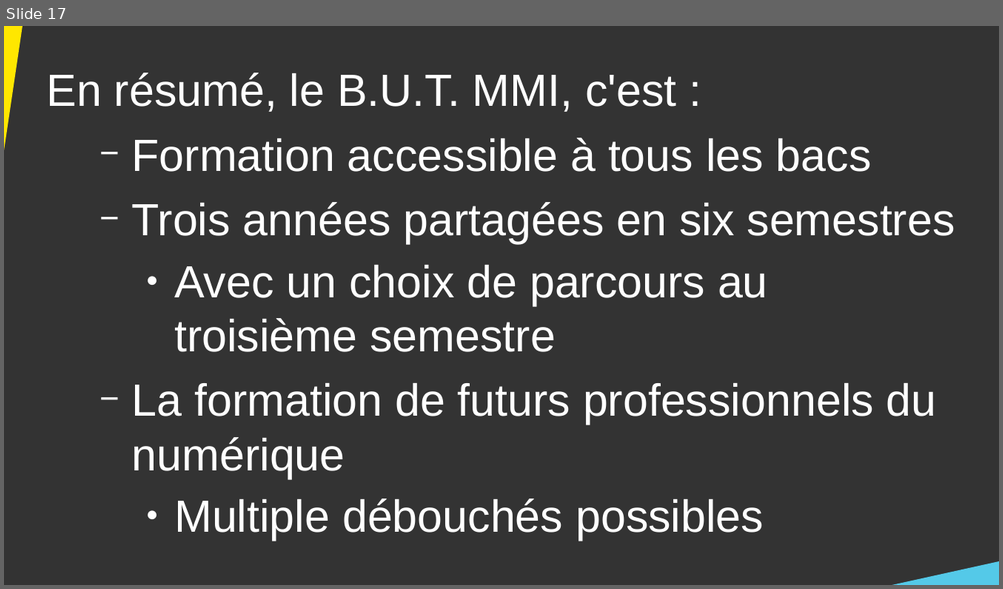
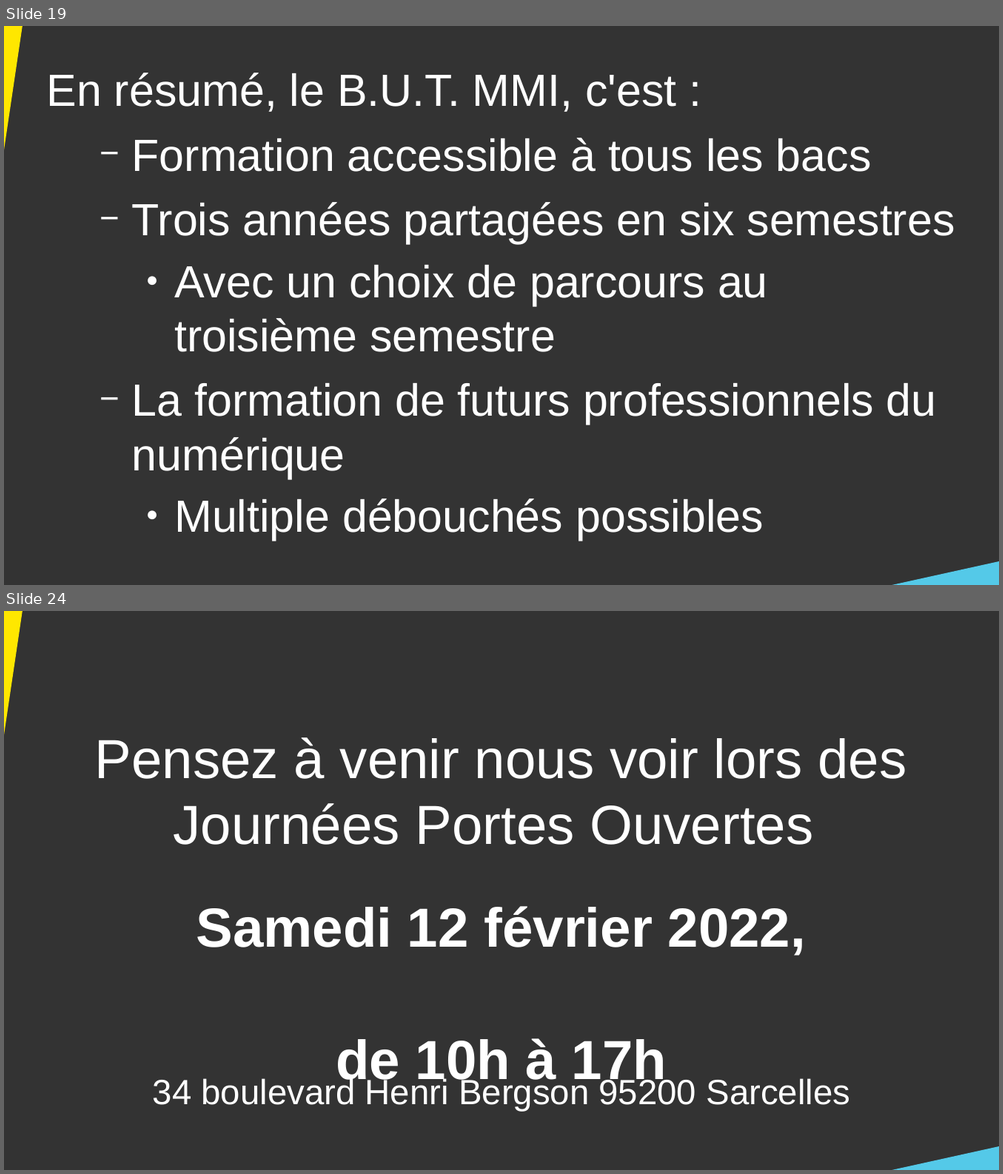
Before and after one commit to DanYellow/cours, a slide deck: presentation-formation-mmi/presentation.odp. Shown one above the other, each under a label of ours: slide 17 before the commit, slides 19 and 24 after it; the slides between them are not shown. The pictures are 1003x589 and 1003x1174 pixels, drawn with LibreOffice and Linux fonts; fonts in the diff are those of the drawing. Boxes give left, top, right and bottom in pixels: in the first picture for what was removed or moved away, otherwise in the second. Text is boxed around its words. In the diff, an @@ line names an element or a change of style, - is before the commit and + after.

```diff
--- a/presentation-formation-mmi/presentation.odp
+++ b/presentation-formation-mmi/presentation.odp
@@ slide 24 added at bbox=[4, 611, 999, 1170], background #333333 @@
@@ right triangle added at bbox=[4, 611, 32, 862], fill #FFE700 @@
@@ title added at bbox=[95, 738, 906, 845], 44 pt, text #FFFFFF @@
+Pensez à venir nous voir lors des Journées Portes Ouvertes
@@ text added at bbox=[196, 906, 805, 1090], 44 pt, text #FFFFFF, bold @@
+Samedi 12 février 2022,
+de 10h à 17h
@@ text added at bbox=[153, 1077, 850, 1112], 28 pt, text #FFFFFF @@
+34 boulevard Henri Bergson 95200 Sarcelles
@@ right triangle added at bbox=[871, 1144, 999, 1170], fill #54C9E8 @@
@@ what was slide 17 is now slide 19 @@
```
Also in this commit, not shown: 13 slides changed, 5 other slides added, 1 other file.
